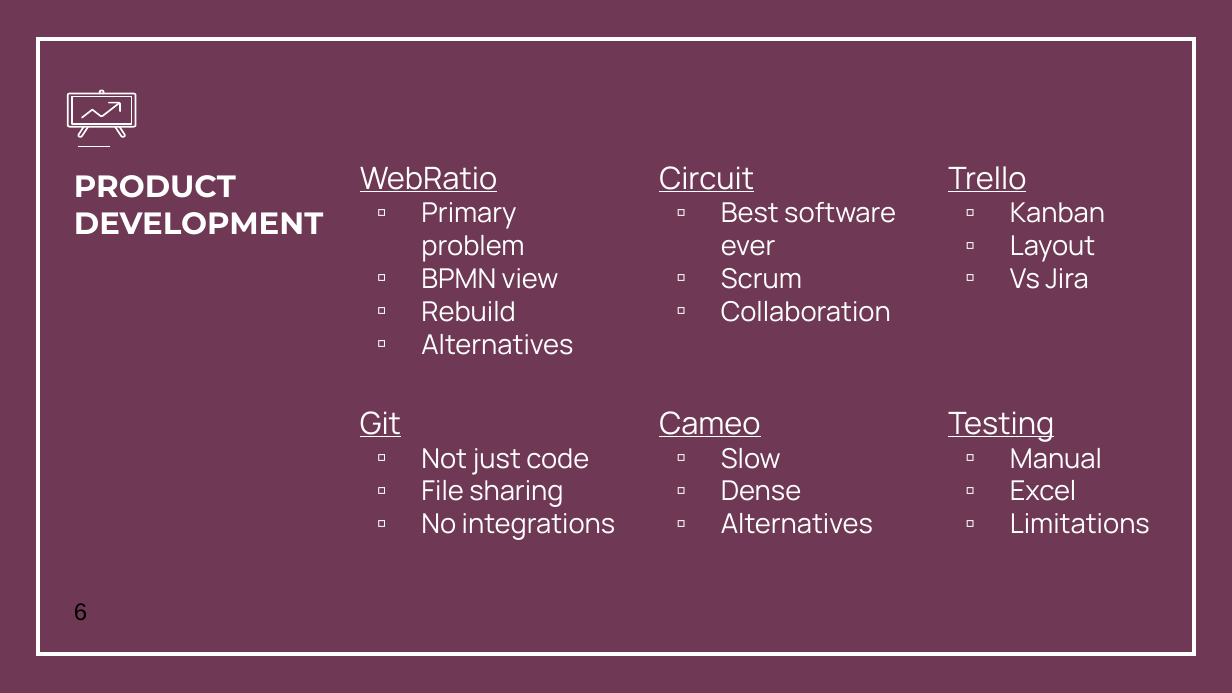
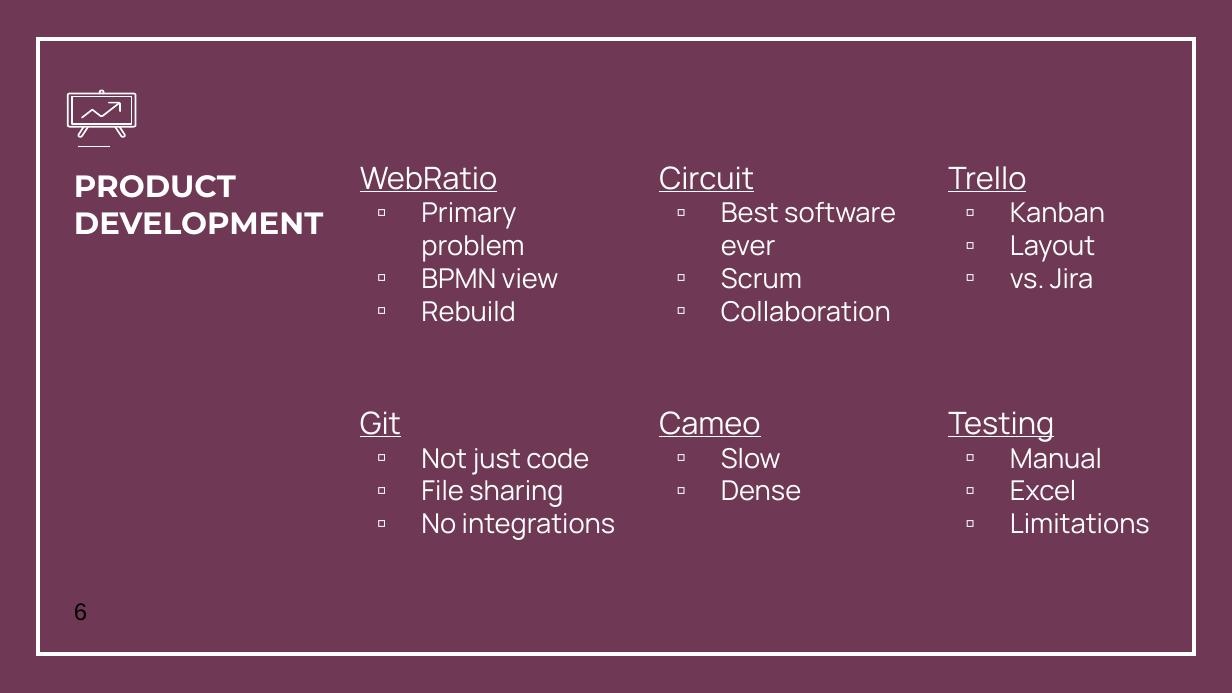
Before and after one commit to Ninjinkai/ScrumbagsProject, a slide deck: slide 6 of Service Final Presentation.pptx. Drawn at 1232x693 pixels with LibreOffice and Linux fonts; fonts in the diff are those of the drawing; background and template pictures are left out. Boxes give left, top, right and bottom in pixels: in the first picture for what was removed or moved away, otherwise in the second. Text is boxed around its words. In the diff, an @@ line names an element or a change of style, - is before the commit and + after.

```diff
--- a/Service Final Presentation.pptx
+++ b/Service Final Presentation.pptx
@@ text at (1010, 268, 1093, 289): text changed @@
-▫ Vs Jira
+▫ vs. Jira
@@ text at (421, 334, 573, 355): paragraph removed @@
-▫ Alternatives
@@ text at (721, 513, 873, 534): paragraph removed @@
-▫ Alternatives
```
Also in this commit, not shown: 5 other slides changed, 3 other files.
